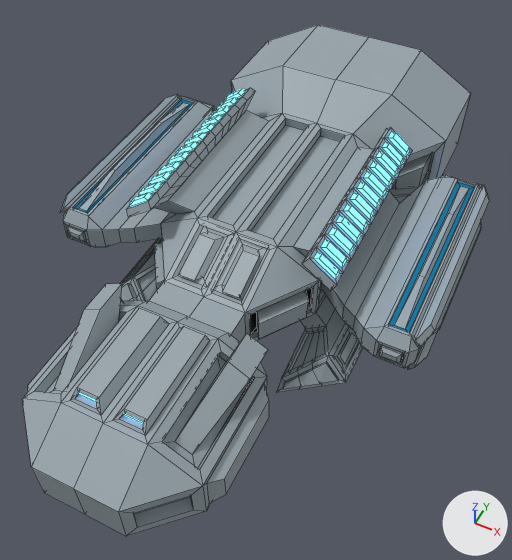
Before and after pictures for a commit that changed the Blender file Assets/Blender/pc_1.blend.
Before and after are seen from a 50 mm camera at (2.68, -7.04, 6.01) aimed at (0.1, -1.87, -0.45). The axes (+X, +Y, +Z) are drawn at lower right. The lights are the same throughout. Mesh edges are drawn as thin lines.

In view in the first picture: 'engine.l', 'engine.r', 'pc', 'sensors.l', 'sensors.r', 'shield.l', 'shield.r'.
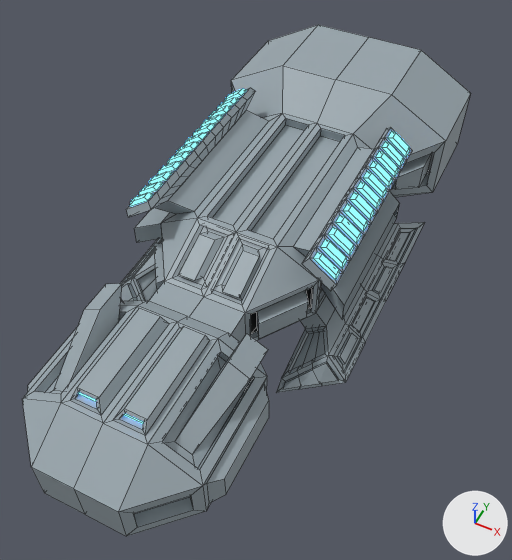
Boxes [x1, y1, x2, y2] around the edits, measured in the pictures (512 x 560 px):
'engine.l', deleted
    before: [342, 174, 489, 370]
    faces in mat_material_001 (picture img_palette_1_png_001): [342, 174, 489, 370]
    faces in mat_material_003 (picture img_palette_1_png_001): [389, 182, 474, 332]
'engine.r', deleted
    before: [60, 95, 214, 248]
    faces in mat_material_001 (picture img_palette_1_png_001): [60, 95, 214, 248]
    faces in mat_material_003 (picture img_palette_1_png_001): [74, 100, 193, 213]

The change, as a diff of the scene's bpy script:
```diff
--- a/Assets/Blender/pc_1.blend.py
+++ b/Assets/Blender/pc_1.blend.py
@@ ob_engine_r @@
-ob_engine_r = bpy.data.objects.new('engine.r', me_sphere_004)
-ob_engine_r.parent = ob_pc
-ob_engine_r.location = (0.0, 0.0, 0.0)
@@ ob_engine_l @@
-ob_engine_l = bpy.data.objects.new('engine.l', me_sphere_005)
-ob_engine_l.parent = ob_pc
-ob_engine_l.location = (0.0, 0.0, 0.0)
```
